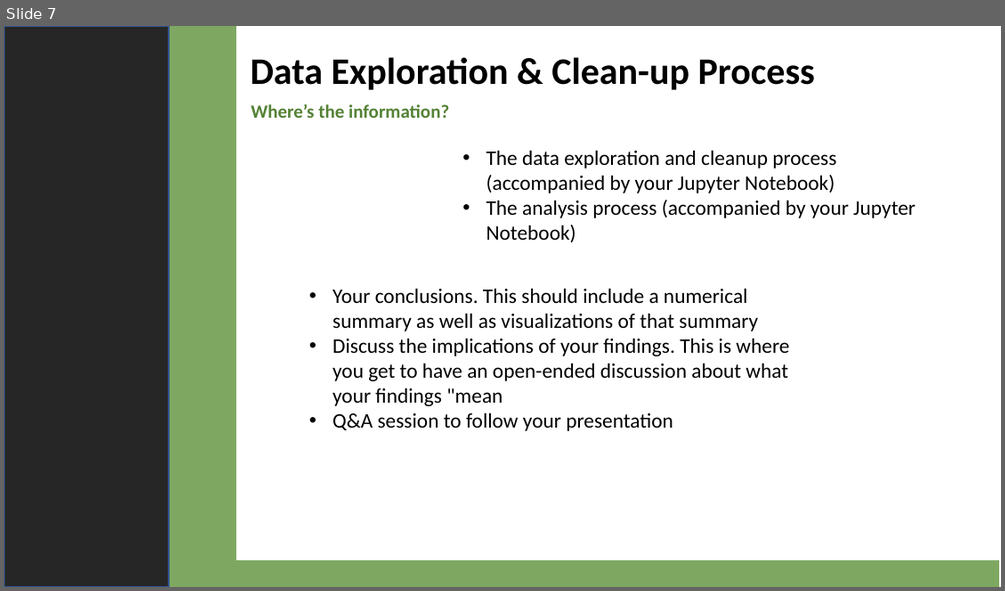
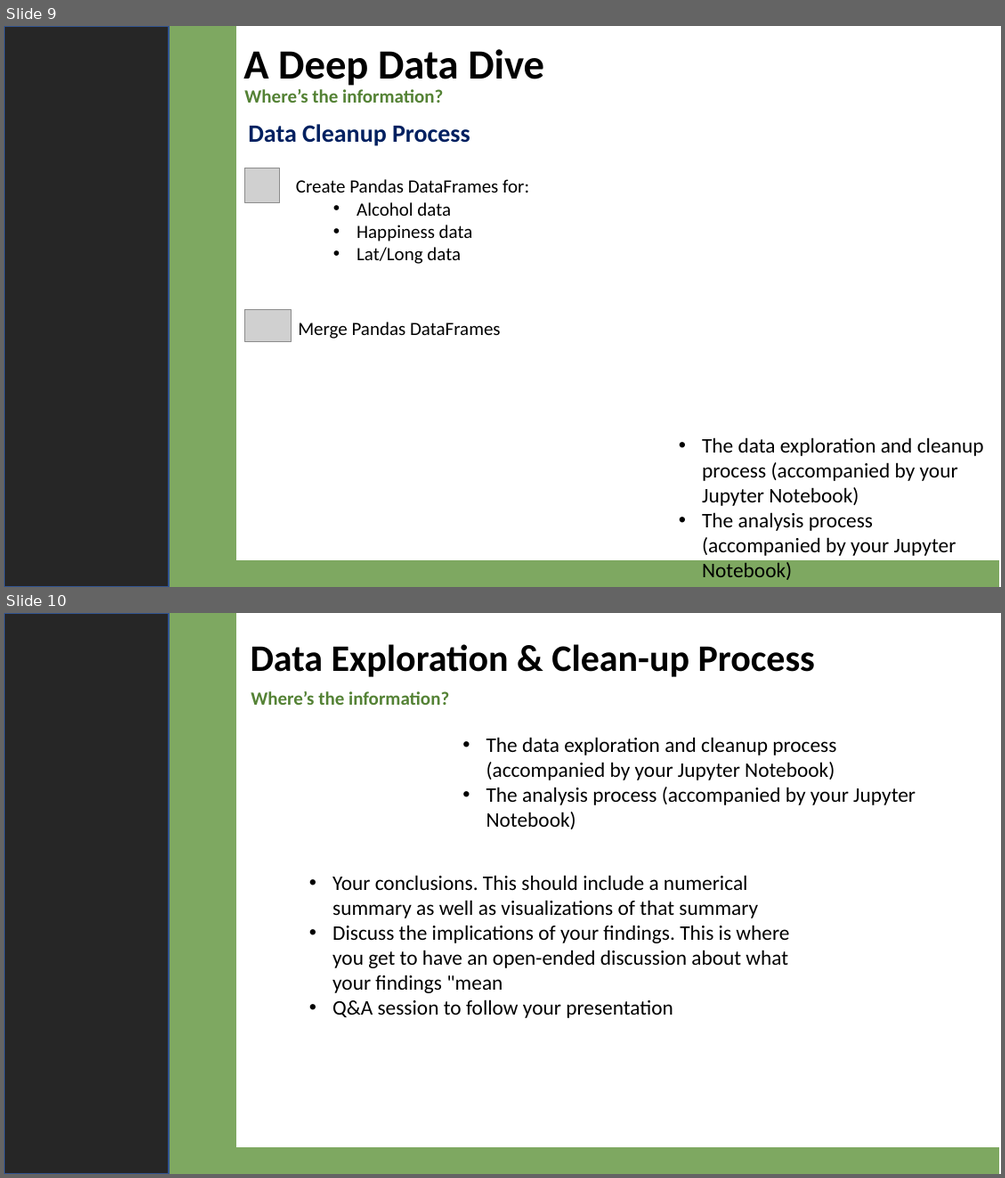
Before and after one commit to 4d4m43/DrinkAndBeHapPY, a slide deck: DrinkandBeHappy_AY.pptx. Shown one above the other, each under a label of ours: slide 7 before the commit, slides 9 and 10 after it. The pictures are 1005x591 and 1005x1178 pixels, drawn with LibreOffice and Linux fonts; fonts in the diff are those of the drawing; grey boxes stand for pictures. Boxes give left, top, right and bottom in pixels: in the first picture for what was removed or moved away, otherwise in the second. Text is boxed around its words. In the diff, an @@ line names an element or a change of style, - is before the commit and + after.

Commit message:
added data exploration and analysis slides in powerpoint DrinkAndBeHappy

```diff
--- a/DrinkandBeHappy_AY.pptx
+++ b/DrinkandBeHappy_AY.pptx
@@ slide 9 added at box(4, 26, 1001, 587), background #542C39 @@
@@ rectangle added at box(4, 26, 1001, 587), fill #FFFFFF @@
@@ rectangle added at box(4, 26, 169, 587), fill #262626, outline #325491 1 pt @@
@@ rectangle added at box(86, 26, 235, 587), fill #7EA861, outline #7EA861 1 pt @@
@@ text added at box(243, 49, 544, 86), 40 pt, text #000000, bold @@
+A Deep Data Dive
@@ text added at box(244, 89, 443, 103), 18 pt, text #548235, bold @@
+Where’s the information?
@@ text added at box(248, 124, 470, 146), 24 pt, text #002060, bold @@
+Data Cleanup Process
@@ picture added at box(245, 168, 279, 202) @@
@@ text added at box(296, 179, 529, 264), 18 pt, text #000000 @@
+Create Pandas DataFrames for:
+  • Alcohol data
+  • Happiness data
+  • Lat/Long data
@@ picture added at box(245, 310, 291, 342) @@
@@ text added at box(298, 321, 501, 338), 18 pt, text #000000 @@
+Merge Pandas DataFrames
@@ text added at box(702, 437, 984, 580), 20 pt, text #000000 @@
+      • The data exploration and cleanup process (accompanied by your Jupyter Notebook)
+      • The analysis process (accompanied by your Jupyter Notebook)
@@ rectangle added at box(208, 561, 998, 587), fill #7EA861, outline #7EA861 1 pt @@
@@ what was slide 7 is now slide 10 @@
```
Also in this commit, not shown: 2 slides changed, 1 other slide added, 2 other files.
